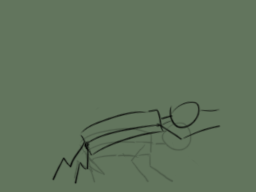
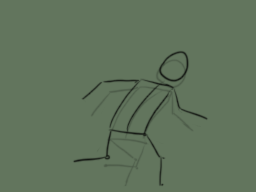
Two versions of the same layered image (256x192). Layer-by-layer changes:
showed group "Thief" (5 layers) over [62, 50, 209, 187]
"Thief-Wireframe4": opacity 100% → 25% over [89, 58, 195, 187]
showed "Thief-Wireframe1" over [72, 50, 209, 187]
hid group "Wolf" (5 layers) over [51, 50, 221, 187]
"Wolf-Wireframe4": opacity 100% → 25% over [51, 100, 221, 185]
hid "Wolf-Wireframe3", opacity 25% → 100% over [72, 121, 193, 184]
